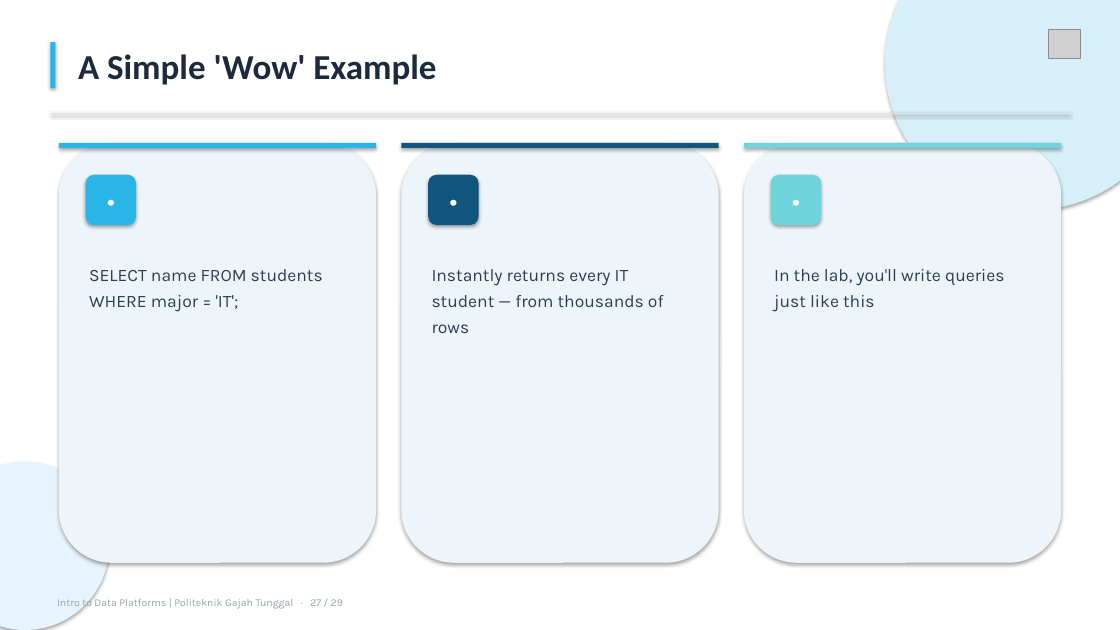
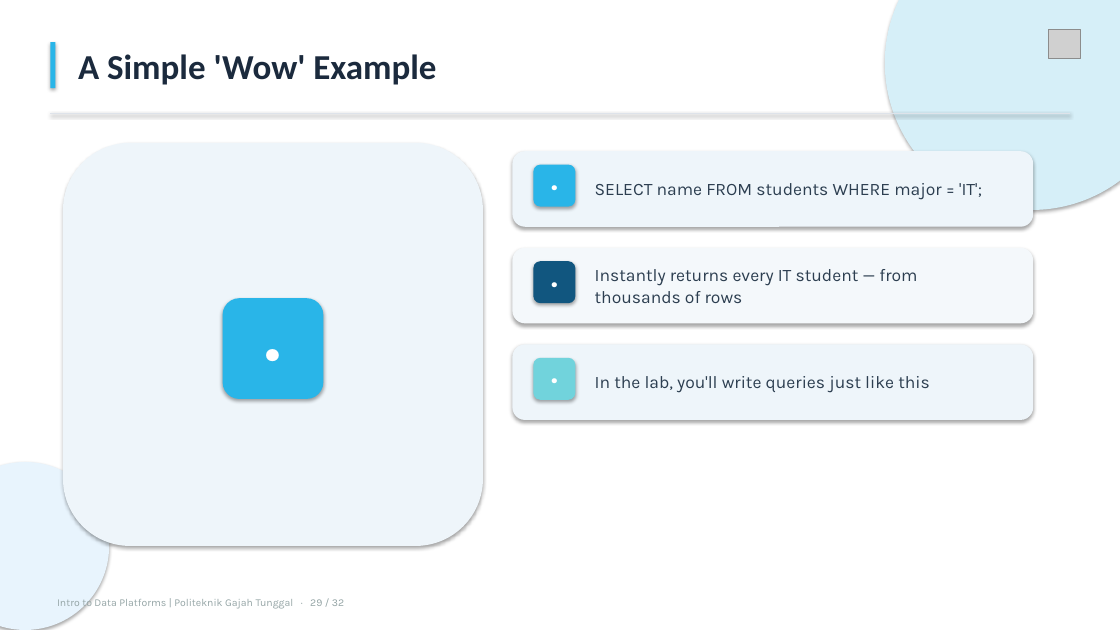
Before and after one commit to arzamuhammad/hands-on-lab-and-workshop, a slide deck: slide 29 of slides/Intro_to_Data_Platforms.pptx (slide 27 before the commit). Drawn at 1120x630 pixels with LibreOffice and Linux fonts; fonts in the diff are those of the drawing; grey boxes stand for pictures. Boxes give left, top, right and bottom in pixels: in the first picture for what was removed or moved away, otherwise in the second. Text is boxed around its words. In the diff, an @@ line names an element or a change of style, - is before the commit and + after.

Commit message:
Add 3 multiple-choice quiz slides (after every 2 sections) + answer key

```diff
--- a/slides/Intro_to_Data_Platforms.pptx
+++ b/slides/Intro_to_Data_Platforms.pptx
@@ rectangle removed at (59, 143, 376, 148) @@
@@ rounded rectangle: place and size @@
-rounded rectangle at (59, 143, 376, 563)
+rounded rectangle at (63, 143, 483, 546)
@@ rounded rectangle removed at (402, 143, 719, 563) @@
@@ rectangle removed at (402, 143, 719, 148) @@
@@ rounded rectangle removed at (744, 143, 1062, 563) @@
@@ rectangle removed at (744, 143, 1062, 148) @@
@@ rounded rectangle added at (513, 151, 1033, 227), fill #EEF5FA @@
@@ text "•": place and size @@
-text "•" at (429, 175, 479, 225)
+text "•" at (534, 165, 576, 207)
@@ rounded rectangle: place and size @@
-rounded rectangle at (86, 175, 136, 225)
+rounded rectangle at (534, 165, 576, 207)
@@ line spacing 22pt to 19pt; vertical alignment top to middle in 3 elements at (595, 376, 930, 393), (595, 269, 917, 303), (595, 183, 982, 200) @@
@@ text "SELECT name FROM students WHERE ...": place and size @@
-text "SELECT name FROM students WHERE ..." at (89, 269, 323, 312)
+text "SELECT name FROM students WHERE ..." at (595, 183, 982, 200)
@@ rounded rectangle added at (513, 248, 1033, 323), fill #F4F8FB @@
@@ size 19 to 16 pt; line spacing 24pt to 20pt in 3 elements at (534, 358, 576, 400), (534, 165, 576, 207), (534, 261, 576, 303) @@
@@ rounded rectangle: place and size @@
-rounded rectangle at (429, 175, 479, 225)
+rounded rectangle at (534, 261, 576, 303)
@@ text "•": place and size @@
-text "•" at (86, 175, 136, 225)
+text "•" at (534, 261, 576, 303)
@@ text "Instantly returns every IT student ...": place and size @@
-text "Instantly returns every IT student ..." at (432, 269, 664, 333)
+text "Instantly returns every IT student ..." at (595, 269, 917, 303)
@@ rounded rectangle added at (223, 298, 323, 399), fill #29B5E8 @@
@@ text added at (223, 298, 323, 399), 39 pt, text #FFFFFF, bold @@
+•
@@ rounded rectangle added at (513, 344, 1033, 420), fill #EEF5FA @@
@@ rounded rectangle: place and size @@
-rounded rectangle at (771, 175, 822, 225)
+rounded rectangle at (534, 358, 576, 400)
@@ text "•": place and size @@
-text "•" at (771, 175, 822, 225)
+text "•" at (534, 358, 576, 400)
@@ text "In the lab, you'll write ...": place and size @@
-text "In the lab, you'll write ..." at (774, 269, 1004, 312)
+text "In the lab, you'll write ..." at (595, 376, 930, 393)
@@ text at (57, 598, 344, 609): text changed @@
-Intro to Data Platforms | Politeknik Gajah Tunggal · 27 / 29
+Intro to Data Platforms | Politeknik Gajah Tunggal · 29 / 32
```
Also in this commit, not shown: 20 other slides changed, 3 slides added, 2 other files.
